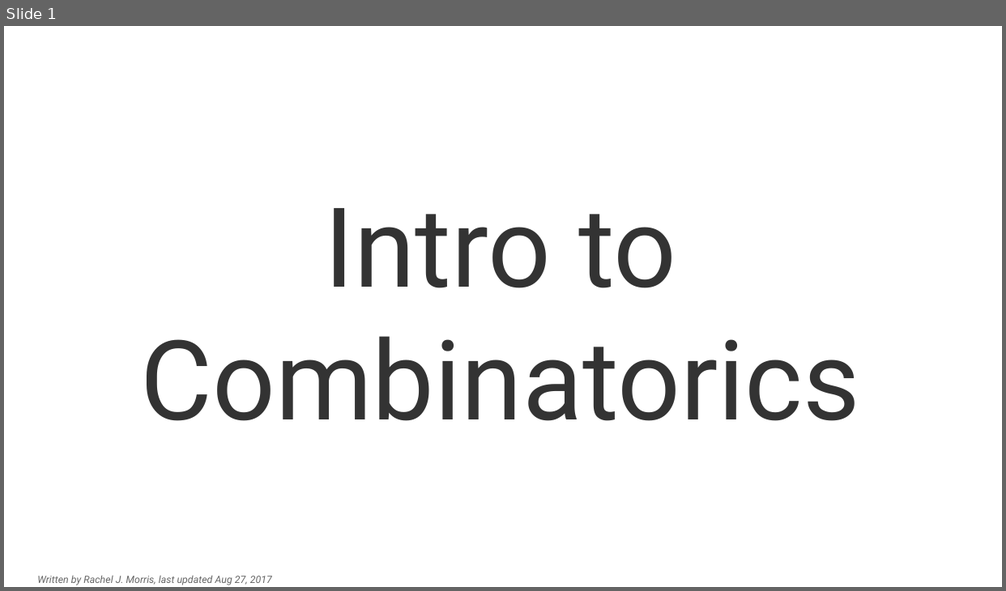
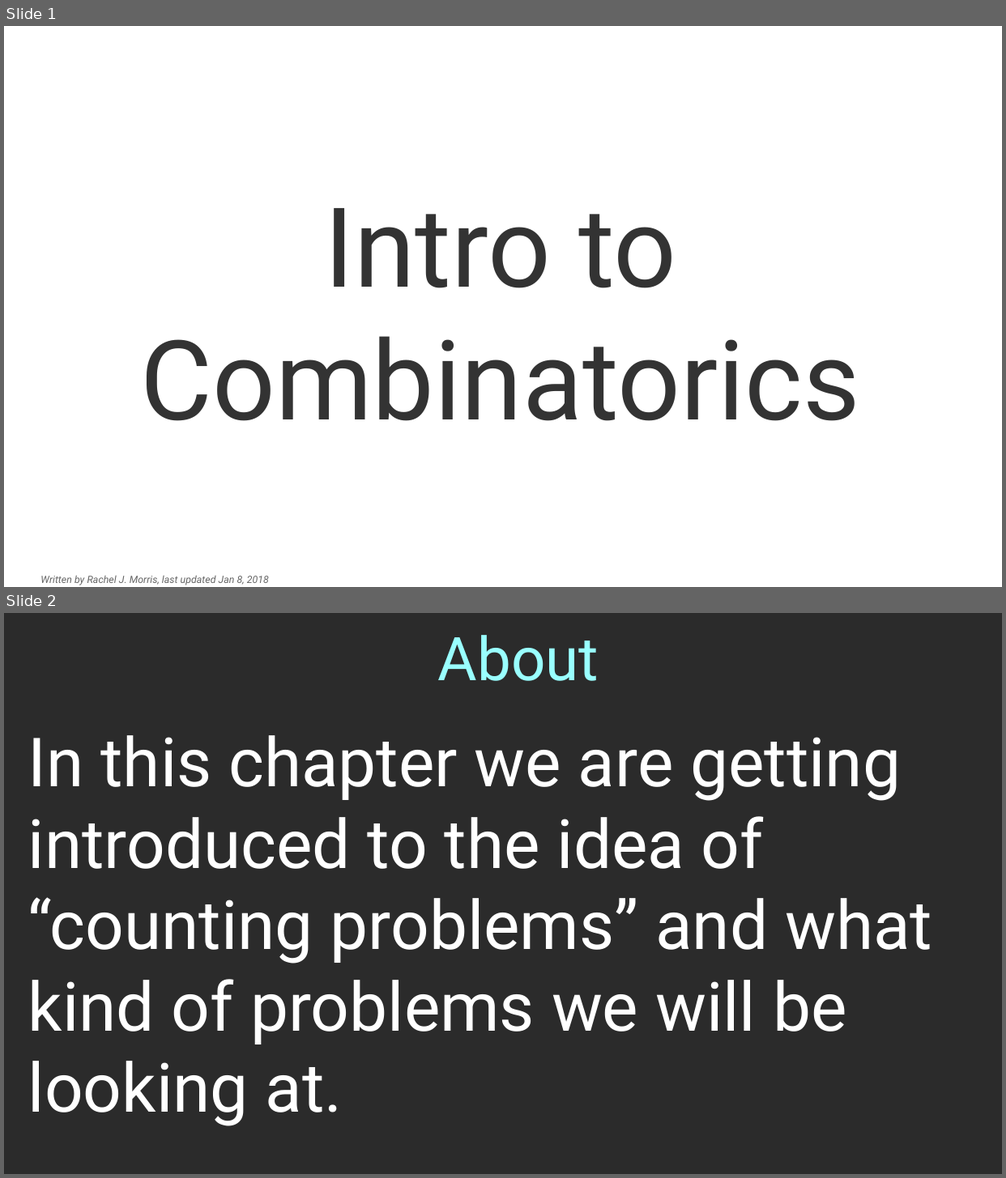
Before and after one commit to nguyenchithien/CS211-Discrete-Structures-II, a slide deck: Lectures/Lecture 5.1.odp. Shown one above the other, each under a label of ours: slide 1 before the commit, slides 1 and 2 after it. The pictures are 1006x591 and 1006x1178 pixels, drawn with LibreOffice and Linux fonts; fonts in the diff are those of the drawing; background and template pictures are left out; a plain dark background stands for a picture behind light text. Boxes give left, top, right and bottom in pixels: in the first picture for what was removed or moved away, otherwise in the second. Text is boxed around its words. In the diff, an @@ line names an element or a change of style, - is before the commit and + after.

```diff
--- a/Lectures/Lecture 5.1.odp
+++ b/Lectures/Lecture 5.1.odp
@@ slide 2 added at bbox=[4, 613, 1002, 1174], background picture (left out) @@
@@ title added at bbox=[438, 635, 599, 681], 48 pt, text #99FFFF @@
+About
@@ text added at bbox=[28, 735, 932, 1127], 54 pt, text #FFFFFF @@
+In this chapter we are getting introduced to the idea of “counting problems” and what kind of problems we will be looking at.
@@ slide 1 changed as well @@
@@ text at bbox=[40, 575, 269, 586]: text changed @@
-Written by Rachel J. Morris, last updated Aug 27, 2017
+Written by Rachel J. Morris, last updated Jan 8, 2018
```
Also in this commit, not shown: 38 other slides added, 4 slides removed, 2 other files.
